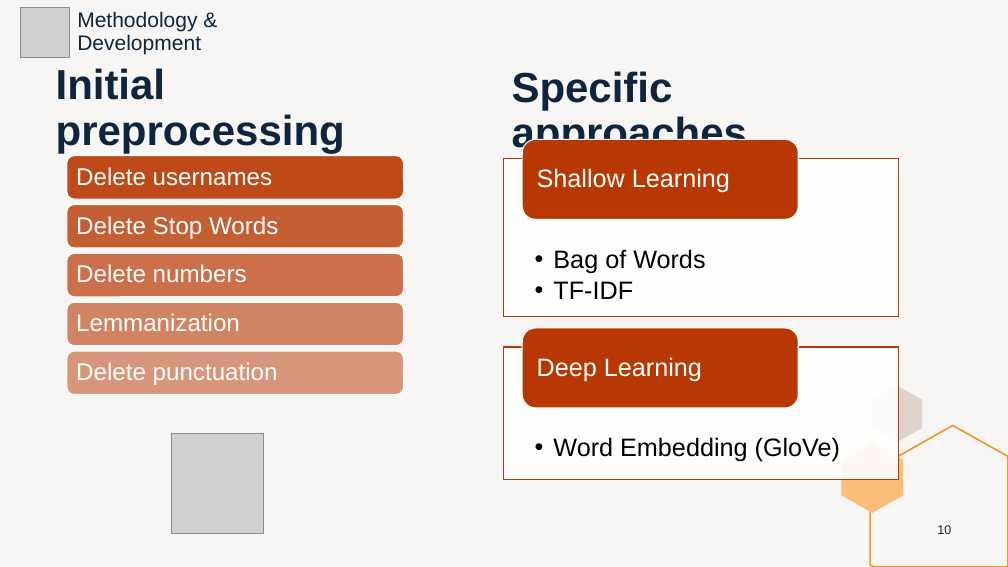
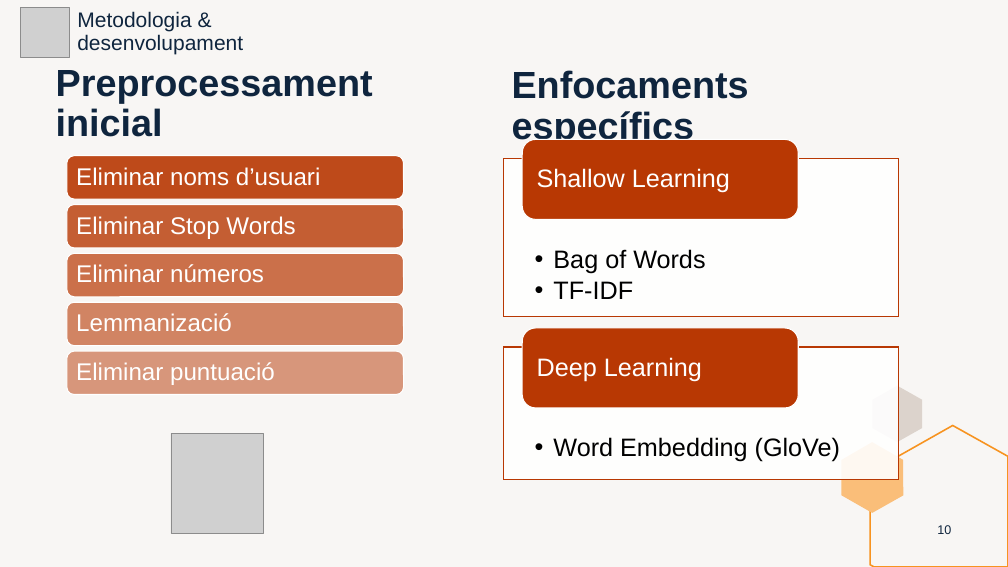
Before and after one commit to marti1999/TFG, a slide deck: slide 10 of informes/entrega final/presentation.pptx. Drawn at 1008x567 pixels with LibreOffice and Linux fonts; fonts in the diff are those of the drawing; grey boxes stand for pictures. Boxes give left, top, right and bottom in pixels: in the first picture for what was removed or moved away, otherwise in the second. Text is boxed around its words. In the diff, an @@ line names an element or a change of style, - is before the commit and + after.

```diff
--- a/informes/entrega final/presentation.pptx
+++ b/informes/entrega final/presentation.pptx
@@ text at (77,11,243,54): text changed @@
-Methodology & Development
+Metodologia & desenvolupament
@@ title at (56,70,373,137): text changed; size 40 to 36 pt @@
-Initial preprocessing
+Preprocessament inicial
@@ text at (512,70,749,146): text changed; size 40 to 36 pt @@
-Specific approaches
+Enfocaments específics
@@ text at (76,167,321,186): text changed @@
-Delete usernames
+Eliminar noms d’usuari
@@ text at (76,216,295,239): text changed @@
-Delete Stop Words
+Eliminar Stop Words
@@ text at (76,264,264,282): text changed @@
-Delete numbers
+Eliminar números
@@ text at (76,313,232,331): text changed @@
-Lemmanization
+Lemmanizació
@@ text at (76,362,275,385): text changed @@
-Delete punctuation
+Eliminar puntuació
```
Also in this commit, not shown: 22 other slides changed, 5 slides added, 5 slides removed, 1 other file.
